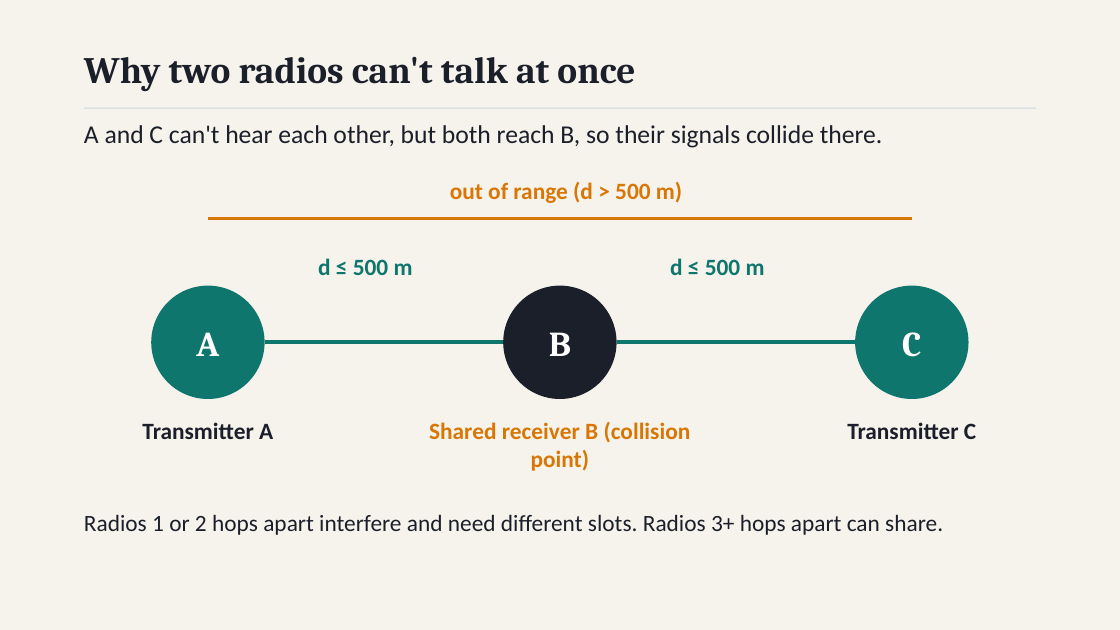
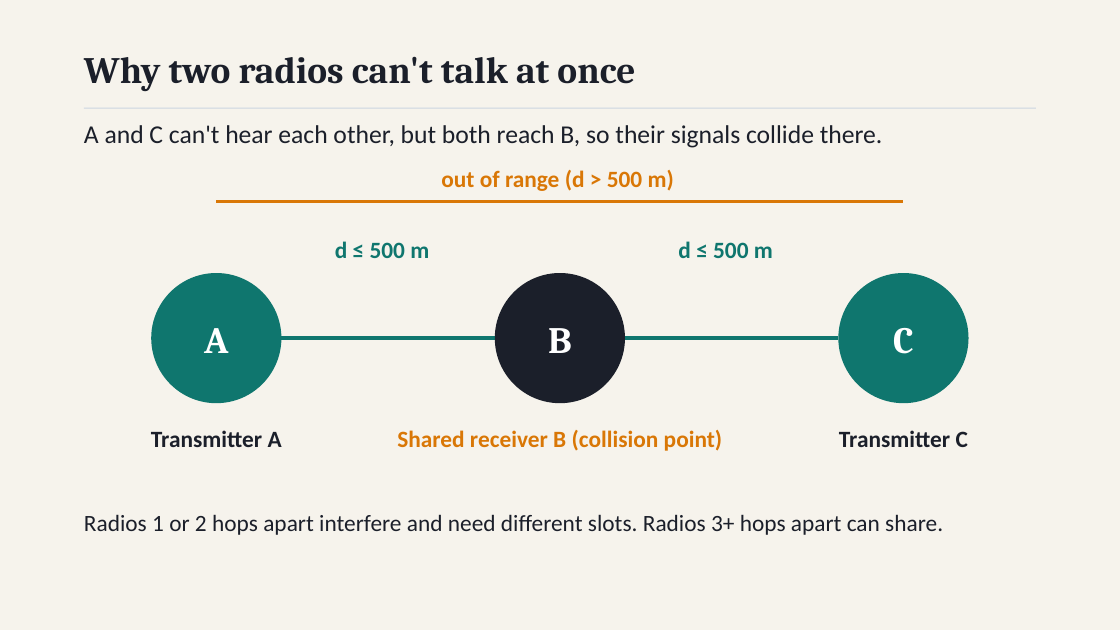
Before and after one commit to athishio/tdma-schedule-optimizer, a slide deck: slide 2 of docs/presentation.pptx. Drawn at 1120x630 pixels with LibreOffice and Linux fonts; fonts in the diff are those of the drawing. Boxes give left, top, right and bottom in pixels: in the first picture for what was removed or moved away, otherwise in the second. Text is boxed around its words. In the diff, an @@ line names an element or a change of style, - is before the commit and + after.

Commit message:
Apply final fixes to PDF design, presentation deck styling, and EMANE descriptions

```diff
--- a/docs/presentation.pptx
+++ b/docs/presentation.pptx
@@ text "out of range (d > ...": place and size @@
-text "out of range (d > ..." at (450,182,682,203)
+text "out of range (d > ..." at (441,170,674,191)
@@ line moved from (208, 218) - (912, 218) to (217, 202) - (904, 202) @@
@@ text "d ≤ 500 m": place and size @@
-text "d ≤ 500 m" at (318,258,413,275)
+text "d ≤ 500 m" at (335,241,429,258)
@@ text "d ≤ 500 m": place and size @@
-text "d ≤ 500 m" at (670,258,765,275)
+text "d ≤ 500 m" at (678,241,773,258)
@@ ellipse "A": place and size @@
-ellipse "A" at (151,286,265,399)
+ellipse "A" at (151,273,281,403)
@@ ellipse "B": place and size @@
-ellipse "B" at (503,286,617,399)
+ellipse "B" at (495,273,625,403)
@@ size 30 to 32 pt in 3 elements at (495,273,625,403), (151,273,281,403), (839,273,969,403) @@
@@ ellipse "C": place and size @@
-ellipse "C" at (855,286,969,399)
+ellipse "C" at (839,273,969,403)
@@ line moved from (265, 343) - (503, 343) to (281, 339) - (495, 339) @@
@@ line moved from (855, 343) - (617, 343) to (839, 339) - (625, 339) @@
@@ text "Transmitter A": place and size @@
-text "Transmitter A" at (142,422,273,439)
+text "Transmitter A" at (151,430,282,447)
@@ text "Shared receiver B (collision point)" rewrapped from (429,422,691,471) to (397,430,723,451) @@
@@ text "Transmitter C": place and size @@
-text "Transmitter C" at (847,422,976,439)
+text "Transmitter C" at (839,430,968,447)
```
Also in this commit, not shown: 3 other slides changed, 4 other files.
